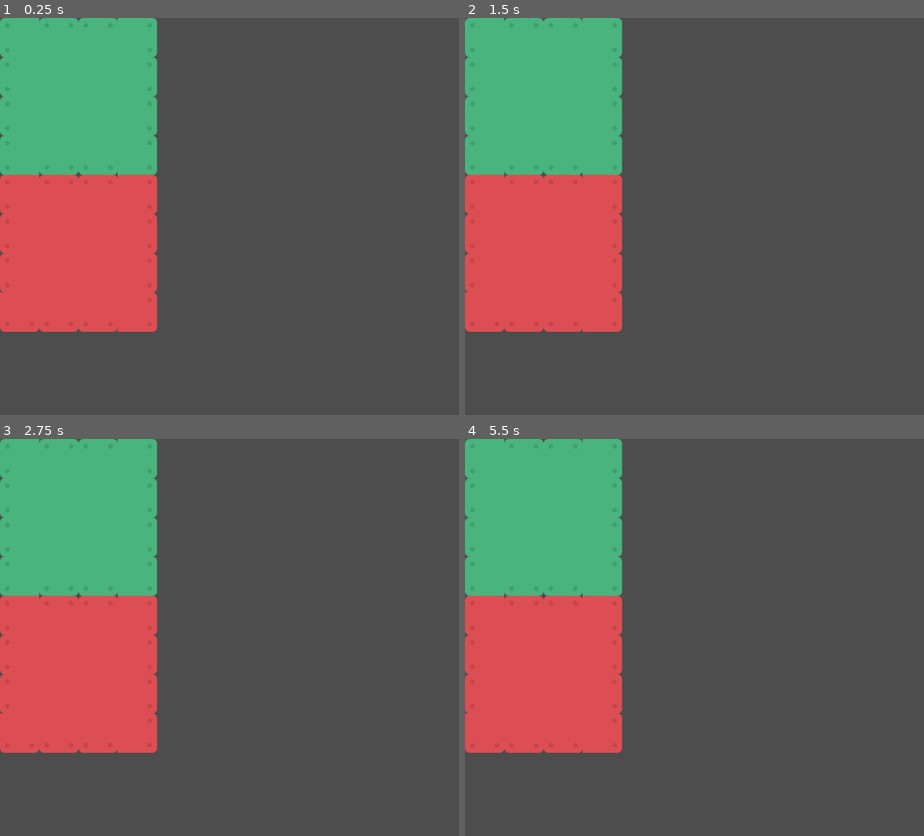
Above: before the commit, frames 1-4 (two rows, left to right).
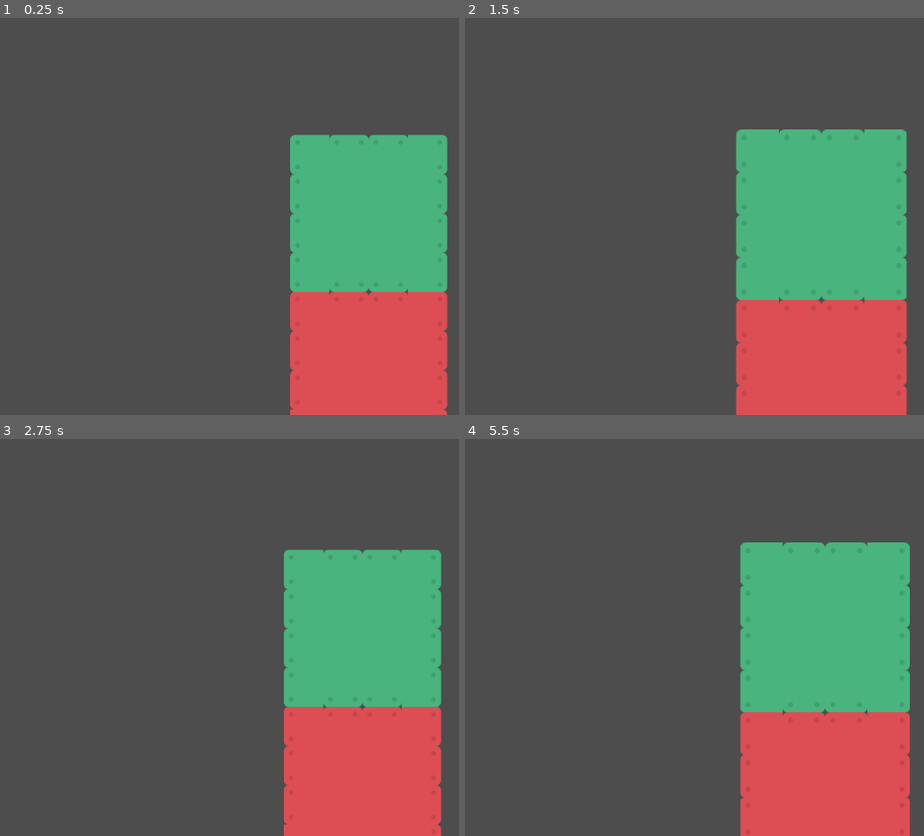
Above: after the commit, the same moments.

Repository: jonas2602/TheSchmenJam2025_09
Game: Godot game, scene res://scenes/map_test.tscn
Same seed, same stepped clock (60 frames per second), same inputs: the game is played once before the commit and once after it.
Inputs (mouse positions are in pixels of both pictures, inside the frame that each line leads up to):
- Up to frame 1 (0.25 s): no input
- Up to frame 2 (1.5 s): tap Enter at 0.5 s; move the mouse to (outside the picture) at 0.52 s; right-click (outside the picture) at 0.6 s; click (outside the picture) at 0.67 s; tap Mouse wheel up (zoomIn, bound only after the commit) at 0.8 s; tap Space at 1.25 s; drag from (676, 236) to (781, 295) at 1.27 s
- Up to frame 3 (2.75 s): tap Enter at 2 s; move the mouse to (422, 550) at 2.02 s; tap Mouse wheel down (zoomOut, bound only after the commit) at 2.1 s; click (422, 550) at 2.17 s; right-click (422, 550) at 2.3 s
- Up to frame 4 (5.5 s): tap Space at 2.75, 5 s; drag from (781, 716) to (607, 577) at 2.77 s; tap Enter at 3.5 s; move the mouse to (outside the picture) at 3.52 s; tap Mouse wheel up (zoomIn, bound only after the commit) at 3.6, 5.3 s; click (outside the picture) at 3.67 s; tap Mouse wheel down (zoomOut, bound only after the commit) at 3.8 s; drag from (607, 577) to (712, 538) at 4.27 s; move the mouse to (855, 637) at 5.02 s; right-click (855, 637) at 5.1 s; click (855, 637) at 5.17 s

The runs differ from the first frame. In frame 1, 51% of the frame differs, in the area x 0-98%, y 0-100%; in frame 2, 54%; in frame 3, 52%; in frame 4, 54%, in the area x 0-97%, y 0-100%.

Commit message:
basic camera

Diff:
--- /dev/null
+++ b/prefabs/camera.tscn
@@ -0,0 +1,7 @@
+[gd_scene load_steps=2 format=3 uid="uid://cwi03rtm2hq5t"]
+
+[ext_resource type="Script" uid="uid://do1liqfnbp3y4" path="res://scripts/camera.gd" id="1_70n02"]
+
+[node name="Camera" type="Camera2D"]
+script = ExtResource("1_70n02")
+pan_smoothness = 0.3
--- a/project.godot
+++ b/project.godot
@@ -18,3 +18,21 @@
 [autoload]
 
 GlobalEventSystem="*res://scripts/global_event_system.gd"
+
+[input]
+
+drag={
+"deadzone": 0.2,
+"events": [Object(InputEventMouseButton,"resource_local_to_scene":false,"resource_name":"","device":-1,"window_id":0,"alt_pressed":false,"shift_pressed":false,"ctrl_pressed":false,"meta_pressed":false,"button_mask":0,"position":Vector2(0, 0),"global_position":Vector2(0, 0),"factor":1.0,"button_index":2,"canceled":false,"pressed":false,"double_click":false,"script":null)
+]
+}
+zoomIn={
+"deadzone": 0.2,
+"events": [Object(InputEventMouseButton,"resource_local_to_scene":false,"resource_name":"","device":-1,"window_id":0,"alt_pressed":false,"shift_pressed":false,"ctrl_pressed":false,"meta_pressed":false,"button_mask":0,"position":Vector2(0, 0),"global_position":Vector2(0, 0),"factor":1.0,"button_index":4,"canceled":false,"pressed":false,"double_click":false,"script":null)
+]
+}
+zoomOut={
+"deadzone": 0.2,
+"events": [Object(InputEventMouseButton,"resource_local_to_scene":false,"resource_name":"","device":-1,"window_id":0,"alt_pressed":false,"shift_pressed":false,"ctrl_pressed":false,"meta_pressed":false,"button_mask":0,"position":Vector2(0, 0),"global_position":Vector2(0, 0),"factor":1.0,"button_index":5,"canceled":false,"pressed":false,"double_click":false,"script":null)
+]
+}
--- a/scenes/map_controller.gd
+++ b/scenes/map_controller.gd
@@ -3,13 +3,14 @@
 @export var base_capture_time : float = 3.0
 
 @onready var tile_map_layer = $TileMapLayer
-
+@onready var camera = $Camera
 
 func _input(event):
 	# need to detect mouse over
 	if event is InputEventMouseMotion:
 		#print("Mouse is at: ", event.position)
-		var tile_pos	 = tile_map_layer.local_to_map(event.position)
+		var topLeft = camera.position - get_viewport_rect().size / 2;
+		var tile_pos	 = tile_map_layer.local_to_map(event.position + topLeft)
 		if (tile_pos != GlobalEventSystem.hovered_tile_pos):
 			print("Tile ", tile_pos, " is selected")
 			GlobalEventSystem.hovered_tile_changed.emit(tile_pos)
--- a/scenes/map_test.tscn
+++ b/scenes/map_test.tscn
@@ -1,10 +1,14 @@
-[gd_scene load_steps=3 format=4 uid="uid://dcn4pxv6qemmt"]
+[gd_scene load_steps=4 format=4 uid="uid://dcn4pxv6qemmt"]
 
 [ext_resource type="Script" uid="uid://d3vufywj2irt2" path="res://scenes/map_controller.gd" id="1_x5nem"]
-[ext_resource type="PackedScene" uid="uid://k170362tkn4l" path="res://scenes/tile_map_layer.tscn" id="1_y150f"]
+[ext_resource type="PackedScene" uid="uid://k170362tkn4l" path="res://scenes/test_map_layer.tscn" id="1_y150f"]
+[ext_resource type="PackedScene" uid="uid://cwi03rtm2hq5t" path="res://prefabs/camera.tscn" id="3_o4b1t"]
 
 [node name="Map" type="Node2D"]
 script = ExtResource("1_x5nem")
 
 [node name="TileMapLayer" parent="." instance=ExtResource("1_y150f")]
 tile_map_data = PackedByteArray("AAADAAMAAAANAAUAAAADAAIAAAANAAUAAAADAAEAAAANAAUAAAADAAAAAAANAAUAAAACAAMAAAAMAAUAAAACAA …(432 unchanged characters)…
+
+[node name="Camera" parent="." instance=ExtResource("3_o4b1t")]
+position = Vector2(103, 133)
--- /dev/null
+++ b/scripts/camera.gd
@@ -0,0 +1,121 @@
+extends Camera2D
+
+@onready var camera : Camera2D = self
+
+#region Exported
+@export_group("Key Controls")
+
+@export var pan_input : String = "drag"
+@export var zoom_in_input : String = "zoomIn"
+@export var zoom_out_input : String = "zoomOut"
+@export var zoom_follow_cursor : bool = true
+
+@export_range(100, 2000, 10) var pan_speed: float = 1000.0
+@export_range(1, 20, 0.01) var max_zoom_level : float = 5.0
+@export_range(0.01, 1, 0.01) var min_zoom_level : float = 0.1
+@export_range(0.01, 0.2, 0.01) var zoom_factor : float = 0.08
+
+@export_group("Edge Scrolling")
+
+@export var edge_scroll_enabled: bool = true
+@export_range(1, 600, 1) var edge_scroll_margin: float = 100.0
+@export_range(0, 1000, 10) var edge_scroll_speed: float = 400.0
+
+@export_group("Smoothness")
+
+@export_range(0, 0.99, 0.01) var pan_smoothness : float = 0.6:
+	set(new_val):
+		pan_smoothness = new_val
+		if not Engine.is_editor_hint():
+			pan_smoothness = pow(new_val, smooth_factor)
+	get:
+		return pan_smoothness
+
+@export_range(0, 0.99, 0.01) var zoom_smoothness : float = 0.6:
+	set(new_val):
+		zoom_smoothness = new_val
+		if not Engine.is_editor_hint():
+			zoom_smoothness = pow(new_val, smooth_factor)
+	get:
+		return zoom_smoothness
+
+const smooth_factor : float = 0.25
+
+#endregion
+
+
+#region Init
+@onready var target_zoom := camera.zoom
+@onready var target_position := camera.position
+
+const base_fps : float = 120.0
+
+var prev_mouse_pos : Vector2
+var zoom_mouse_pos : Vector2
+
+func _ready() -> void:
+	pan_smoothness = pan_smoothness
+	zoom_smoothness = zoom_smoothness
+#endregion
+
+
+func _process(delta: float) -> void:
+	#print("_process")
+	var pan_interpolation := pow(pan_smoothness, base_fps * delta)
+	var zoom_interpolation := pow(zoom_smoothness, base_fps * delta)
+
+	# edge scrolling function
+	if edge_scroll_enabled && !Input.is_action_pressed(pan_input):
+		var mouse_pos := get_viewport().get_mouse_position()
+		var viewport_size := get_viewport_rect().size
+		var screen_center := viewport_size * 0.5
+		var scroll_direction := Vector2.ZERO
+
+		var is_outside := (
+			mouse_pos.x < 0 or
+			mouse_pos.x > viewport_size.x or
+			mouse_pos.y < 0 or
+			mouse_pos.y > viewport_size.y
+		)
+
+		# is_in_edge
+		var is_in_edge_area := (
+			mouse_pos.x < edge_scroll_margin or
+			mouse_pos.x > viewport_size.x - edge_scroll_margin or
+			mouse_pos.y < edge_scroll_margin or
+			mouse_pos.y > viewport_size.y - edge_scroll_margin
+		)
+		# Update
+		if is_in_edge_area && !is_outside:
+			scroll_direction = (mouse_pos - screen_center).normalized()
+			target_position += scroll_direction * edge_scroll_speed * delta
+
+	var pre_mouseZoom_posGlobal := get_canvas_transform().affine_inverse().basis_xform(zoom_mouse_pos)
+	camera.zoom = camera.zoom * zoom_interpolation + (1.0 - zoom_interpolation) * target_zoom
+	var post_mouseZoom_posGlobal := get_canvas_transform().affine_inverse().basis_xform(zoom_mouse_pos)
+	var zoom_offset := (pre_mouseZoom_posGlobal - post_mouseZoom_posGlobal) if zoom_follow_cursor else Vector2.ZERO
+
+	target_position += zoom_offset
+	camera.position = pan_interpolation * camera.position  + zoom_offset + target_position * (1.0 - pan_interpolation)
+
+
+func _unhandled_input(event: InputEvent) -> void:
+	if not event is InputEventMouse and not event is InputEventAction:
+		return
+
+	var curr_mouse_pos := get_local_mouse_position()
+
+	if Input.is_action_just_pressed(zoom_in_input):
+		target_zoom *= 1.0 / (1.0 - zoom_factor)
+		zoom_mouse_pos = get_viewport().get_mouse_position() - 0.5 * get_viewport_rect().size
+
+	if Input.is_action_just_pressed(zoom_out_input):
+		target_zoom *= (1.0 - zoom_factor)
+		zoom_mouse_pos = get_viewport().get_mouse_position() - 0.5 * get_viewport_rect().size
+
+	if Input.is_action_pressed(pan_input):
+		#print(target_position)
+		target_position += (prev_mouse_pos - curr_mouse_pos)
+
+	target_zoom = target_zoom.clamp(Vector2.ONE * min_zoom_level, Vector2.ONE * max_zoom_level)
+	prev_mouse_pos = curr_mouse_pos
Not shown, added: scripts/camera.gd.uid
